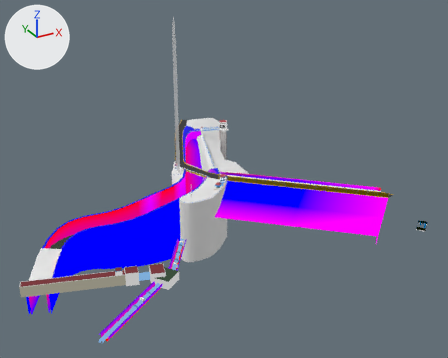
The glTF model Cont_Models/Sector4/Msh_Sitio_04.glb, before and after one commit.
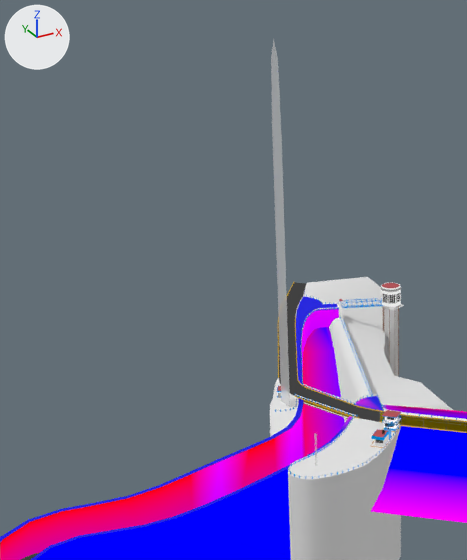
Each version appears first whole from a 50 mm lens placed at (-259.0, -657.0, 205.0), pointed at (-24.0, -229.0, -8.0), and next in a close-up on the part from 13% to 57% of the width and 0% to 66% of the height. Lighting does not change. The marker at upper left points along +X, +Y and +Z. Where no turn or scale is listed for an object, it has been applied to the vertices.

Names of what the first close-up shows: 'Msh_LightBeam', 'Msh_Sitio_04'.
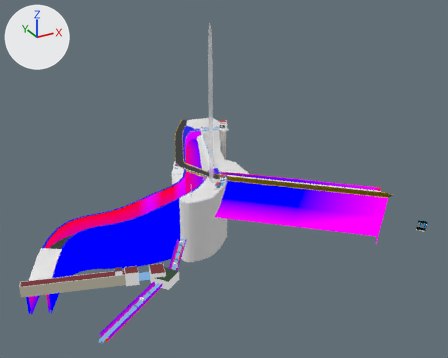
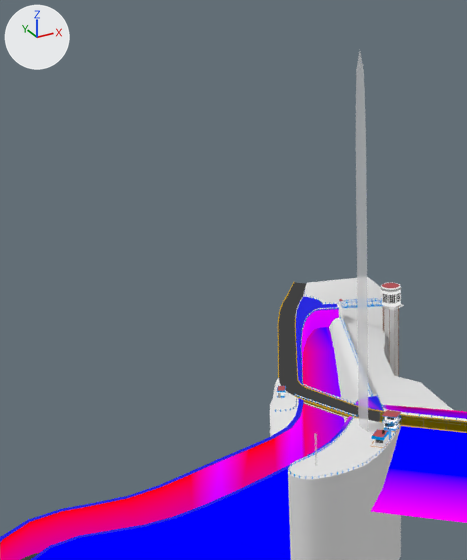
Pixel boxes [x1, y1, x2, y2] of what changed, in the close-ups (467 x 560 px):
'Msh_LightBeam', moved
    before: [271, 40, 290, 407]
    after: [356, 52, 368, 431]

The change, as a diff of the scene's bpy script:
```diff
--- a/Cont_Models/Sector4/Msh_Sitio_04.glb.py
+++ b/Cont_Models/Sector4/Msh_Sitio_04.glb.py
@@ ob_msh_lightbeam @@
 ob_msh_lightbeam = bpy.data.objects.new('Msh_LightBeam', me_plane_003)
-ob_msh_lightbeam.location = (-41.4, -173.6, -18.9)
+ob_msh_lightbeam.location = (-25.7, -209.2, -18.9)
```
